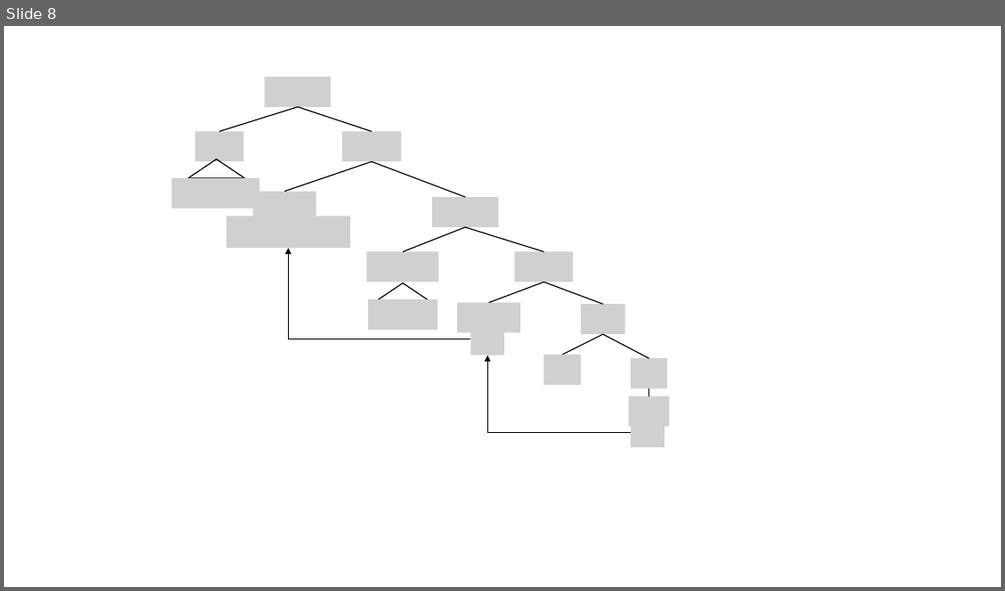
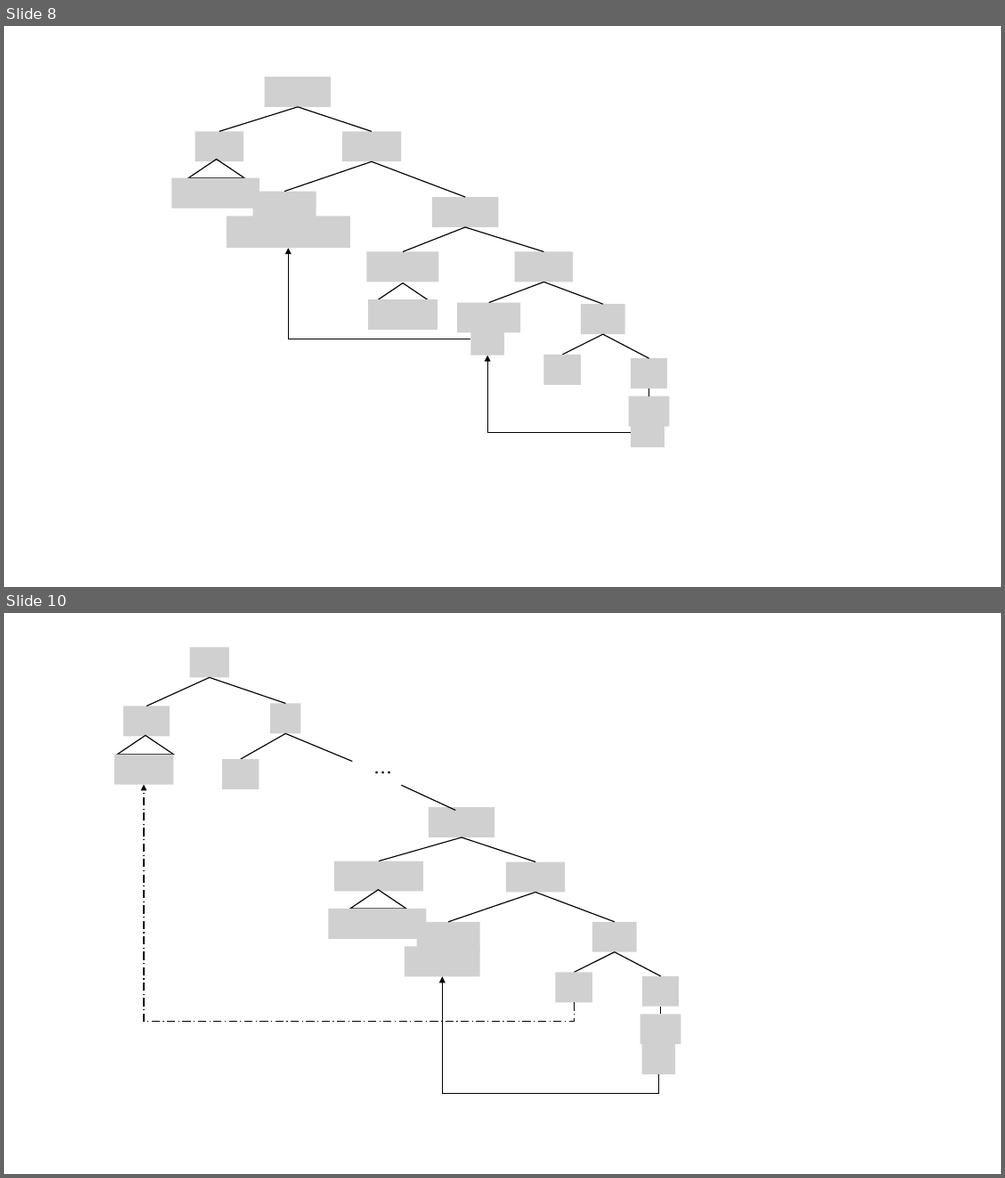
Before and after one commit to NoemieGrf/DegreeSemantic, a slide deck: 正文/latex/pic.pptx. Shown one above the other, each under a label of ours: slide 8 before the commit, slides 8 and 10 after it; the slides between them are not shown. The pictures are 1005x591 and 1005x1178 pixels, drawn with LibreOffice and Linux fonts; fonts in the diff are those of the drawing; grey boxes stand for pictures. Boxes give left, top, right and bottom in pixels: in the first picture for what was removed or moved away, otherwise in the second. Text is boxed around its words. In the diff, an @@ line names an element or a change of style, - is before the commit and + after.

```diff
--- a/正文/latex/pic.pptx
+++ b/正文/latex/pic.pptx
@@ slide 10 added at (4,613,1001,1174), background #FFFFFF @@
@@ picture added at (189,648,229,677) @@
@@ line added from (146, 706) to (210, 677), #000000 1 pt @@
@@ line added from (286, 704) to (210, 677), #000000 1 pt @@
@@ picture added at (123,706,170,736) @@
@@ picture added at (270,704,301,733) @@
@@ triangle added at (118,736,174,755), outline #000000 1 pt @@
@@ line added from (286, 733) to (241, 759), #000000 1 pt @@
@@ line added from (286, 733) to (353, 761), #000000 1 pt @@
@@ picture added at (114,755,173,784) @@
@@ picture added at (222,759,259,788) @@
@@ text added at (367,758,395,788), 18 pt, text #000000 @@
+…
@@ elbow arrow added from (574, 1003) to (144, 784), #000000 1 pt dashed @@
@@ line added from (455, 811) to (401, 785), #000000 1 pt @@
@@ picture added at (429,807,495,837) @@
@@ line added from (461, 837) to (379, 861), #000000 1 pt @@
@@ line added from (461, 837) to (535, 862), #000000 1 pt @@
@@ picture added at (334,861,423,892) @@
@@ picture added at (506,862,565,892) @@
@@ triangle added at (350,890,406,908), outline #000000 1 pt @@
@@ line added from (535, 892) to (448, 922), #000000 1 pt @@
@@ line added from (535, 892) to (615, 922), #000000 1 pt @@
@@ picture added at (329,908,427,938) @@
@@ picture added at (417,922,480,952) @@
@@ picture added at (592,922,637,952) @@
@@ picture added at (404,947,480,976) @@
@@ line added from (615, 952) to (574, 972), #000000 1 pt @@
@@ line added from (615, 952) to (661, 976), #000000 1 pt @@
@@ elbow arrow added from (658, 1074) to (442, 976), #000000 1 pt @@
@@ picture added at (555,972,591,1002) @@
@@ picture added at (643,976,680,1005) @@
@@ line added from (661, 1013) to (661, 1006), #000000 1 pt @@
@@ picture added at (640,1013,680,1044) @@
@@ picture added at (642,1044,676,1074) @@
```
Also in this commit, not shown: 2 slides changed, 1 slide removed, 5 other files.
